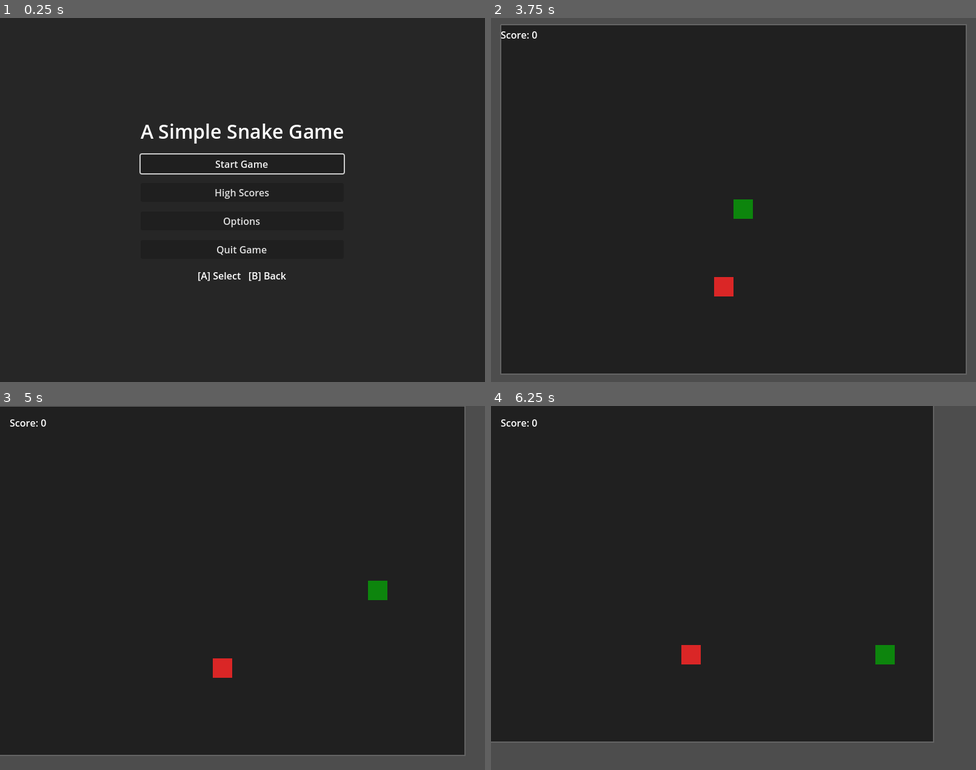
Above: before the commit, frames 1-4 (two rows, left to right).
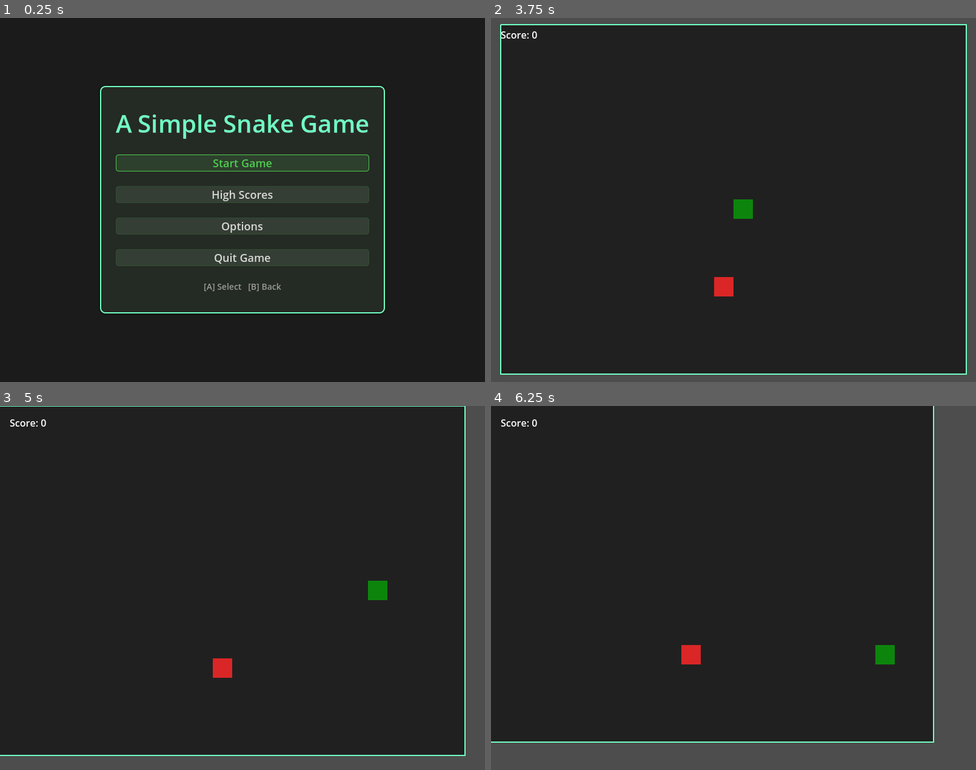
Above: after the commit, the same moments.

Repository: bluehexagons/snake2d
Game: Godot game, scene res://scenes/main/main.tscn
Same seed, same stepped clock (60 frames per second), same inputs: the game is played once before the commit and once after it.
Inputs (mouse positions are in pixels of both pictures, inside the frame that each line leads up to):
- Up to frame 1 (0.25 s): no input
- Up to frame 2 (3.75 s): click "High Scores" at 0.5 s; click "Back" at 1.25 s; click "Options" at 2 s; click "Back to Menu" at 2.75 s; click "Start Game" at 3.5 s
- Up to frame 3 (5 s): move the mouse to (349, 569) at 4.27 s; hold Right (right) from 4.28 s (still down); click (349, 569) at 4.42 s
- Up to frame 4 (6.25 s): move the mouse to (636, 606) at 5.02 s; release Right (right) at 5.03 s; hold Down (down) 5.03-5.78 s; move the mouse to (782, 507) at 5.77 s; hold Right (right) from 5.78 s (still down)

The runs differ from the first frame. In frame 1, 10% of the frame differs, in the area x 20-80%, y 18-82%; in frame 2, 1.1%; in frame 3, 0.7%; in frame 4, 0.5%.

Commit message:
(w/AI) Touch up main menu

Diff:
--- a/scenes/main/main.gd
+++ b/scenes/main/main.gd
@@ -12,7 +12,7 @@
 const CAMERA_DAMPING := 0.95
 const CAMERA_ACCELERATION := 0.01
 
-const MAX_HIGH_SCORES := 10
+const MAX_HIGH_SCORES := 100
 var high_scores: Array[int] = []
 
 var camera_velocity := Vector2.ZERO
@@ -48,19 +48,19 @@
 
 	# Connect main menu buttons
 	var main_menu := $UILayer/MainMenu
-	var start_button := main_menu.get_node("VBoxContainer/StartButton")
+	var start_button := main_menu.get_node("PanelContainer/MarginContainer/VBoxContainer/StartButton")
 	start_button.pressed.connect(_on_start_pressed)
 	start_button.button_down.connect(AudioManager.play_click)
 
-	var scores_button := main_menu.get_node("VBoxContainer/ScoresButton")
+	var scores_button := main_menu.get_node("PanelContainer/MarginContainer/VBoxContainer/ScoresButton")
 	scores_button.pressed.connect(_on_scores_pressed)
 	scores_button.button_down.connect(AudioManager.play_click)
 
-	var options_button := main_menu.get_node("VBoxContainer/OptionsButton")
+	var options_button := main_menu.get_node("PanelContainer/MarginContainer/VBoxContainer/OptionsButton")
 	options_button.pressed.connect(_on_options_pressed)
 	options_button.button_down.connect(AudioManager.play_click)
 
-	var quit_button := main_menu.get_node("VBoxContainer/QuitButton")
+	var quit_button := main_menu.get_node("PanelContainer/MarginContainer/VBoxContainer/QuitButton")
 	quit_button.pressed.connect(_on_quit_game_pressed)
 	quit_button.button_down.connect(AudioManager.play_click)
 
@@ -109,7 +109,7 @@
 	$UILayer/MainMenu.visible = true
 	$UILayer/OptionsMenu.visible = false
 	$UILayer/ScoreLabel.visible = false
-	game_world.visible = false  # Using our cached reference instead
+	game_world.visible = false
 
 	# Connect focus sounds to all buttons
 	for button in _get_all_buttons():
@@ -124,7 +124,7 @@
 
 func _get_all_buttons() -> Array:
 	var buttons := []
-	buttons.append_array($UILayer/MainMenu/VBoxContainer.get_children().filter(func(n): return n is Button))
+	buttons.append_array($UILayer/MainMenu/PanelContainer/MarginContainer/VBoxContainer.get_children().filter(func(n): return n is Button))
 	buttons.append_array($UILayer/OptionsMenu/VBoxContainer.get_children().filter(func(n): return n is Button))
 	buttons.append_array($UILayer/PauseMenu/VBoxContainer.get_children().filter(func(n): return n is Button))
 	buttons.append_array($UILayer/GameOverContainer/VBoxContainer.get_children().filter(func(n): return n is Button))
@@ -132,7 +132,7 @@
 
 func _update_menu_focus() -> void:
 	if $UILayer/MainMenu.visible:
-		$UILayer/MainMenu/VBoxContainer/StartButton.grab_focus()
+		$UILayer/MainMenu/PanelContainer/MarginContainer/VBoxContainer/StartButton.grab_focus()
 	elif $UILayer/OptionsMenu.visible:
 		$UILayer/OptionsMenu/VBoxContainer/SoundButton.grab_focus()
 	elif $UILayer/PauseMenu.visible:
--- a/scenes/main/main.tscn
+++ b/scenes/main/main.tscn
@@ -52,7 +52,7 @@
 unique_name_in_owner = true
 points = PackedVector2Array(0, 0, 768, 0, 768, 576, 0, 576, 0, 0)
 width = 2.0
-default_color = Color(0.392157, 0.392157, 0.392157, 1)
+default_color = Color(0.443137, 1, 0.764706, 1)
 
 [node name="Camera2D" type="Camera2D" parent="GameLayer/GameViewport/GameWorld"]
 unique_name_in_owner = true
@@ -67,7 +67,7 @@
 grow_horizontal = 2
 grow_vertical = 2
 mouse_filter = 2
-color = Color(0.0941176, 0.0941176, 0.0941176, 0.72549)
+color = Color(0.0768358, 0.0768358, 0.0768358, 0.862745)
 
 [node name="UILayer" type="CanvasLayer" parent="."]
 layer = 2
--- a/scenes/ui/main_menu.tscn
+++ b/scenes/ui/main_menu.tscn
@@ -1,4 +1,102 @@
-[gd_scene format=3 uid="uid://mainmenu"]
+[gd_scene load_steps=9 format=3 uid="uid://mainmenu"]
+
+[sub_resource type="StyleBoxFlat" id="StyleBoxFlat_bg2hj"]
+bg_color = Color(0.1462, 0.17, 0.1462, 0.92549)
+border_width_left = 2
+border_width_top = 2
+border_width_right = 2
+border_width_bottom = 2
+border_color = Color(0.443137, 1, 0.764706, 1)
+corner_radius_top_left = 8
+corner_radius_top_right = 8
+corner_radius_bottom_right = 8
+corner_radius_bottom_left = 8
+shadow_color = Color(0, 0, 0, 0.25098)
+shadow_size = 4
+
+[sub_resource type="StyleBoxFlat" id="StyleBoxFlat_button_focus"]
+bg_color = Color(0.176471, 0.25098, 0.176471, 0.92549)
+border_width_left = 1
+border_width_top = 1
+border_width_right = 1
+border_width_bottom = 1
+border_color = Color(0.305882, 0.8, 0.305882, 1)
+corner_radius_top_left = 4
+corner_radius_top_right = 4
+corner_radius_bottom_right = 4
+corner_radius_bottom_left = 4
+
+[sub_resource type="StyleBoxFlat" id="StyleBoxFlat_button_hover"]
+bg_color = Color(0.2442, 0.33, 0.2442, 0.92549)
+border_width_left = 1
+border_width_top = 1
+border_width_right = 1
+border_width_bottom = 1
+border_color = Color(0.305882, 0.8, 0.305882, 0.8)
+corner_radius_top_left = 4
+corner_radius_top_right = 4
+corner_radius_bottom_right = 4
+corner_radius_bottom_left = 4
+
+[sub_resource type="StyleBoxFlat" id="StyleBoxFlat_button_pressed"]
+bg_color = Color(0.156863, 0.231373, 0.156863, 0.92549)
+border_width_left = 1
+border_width_top = 1
+border_width_right = 1
+border_width_bottom = 1
+border_color = Color(0.239216, 0.694118, 0.239216, 0.8)
+corner_radius_top_left = 4
+corner_radius_top_right = 4
+corner_radius_bottom_right = 4
+corner_radius_bottom_left = 4
+
+[sub_resource type="StyleBoxFlat" id="StyleBoxFlat_button_normal"]
+bg_color = Color(0.2075, 0.25, 0.2075, 0.92549)
+border_width_left = 1
+border_width_top = 1
+border_width_right = 1
+border_width_bottom = 1
+border_color = Color(0.239216, 0.439216, 0.239216, 0.501961)
+corner_radius_top_left = 4
+corner_radius_top_right = 4
+corner_radius_bottom_right = 4
+corner_radius_bottom_left = 4
+
+[sub_resource type="StyleBoxFlat" id="StyleBoxFlat_button_focus_red"]
+bg_color = Color(0.25098, 0.176471, 0.176471, 0.92549)
+border_width_left = 1
+border_width_top = 1
+border_width_right = 1
+border_width_bottom = 1
+border_color = Color(0.8, 0.305882, 0.305882, 1)
+corner_radius_top_left = 4
+corner_radius_top_right = 4
+corner_radius_bottom_right = 4
+corner_radius_bottom_left = 4
+
+[sub_resource type="StyleBoxFlat" id="StyleBoxFlat_button_hover_red"]
+bg_color = Color(0.329412, 0.219608, 0.219608, 0.92549)
+border_width_left = 1
+border_width_top = 1
+border_width_right = 1
+border_width_bottom = 1
+border_color = Color(0.8, 0.305882, 0.305882, 0.8)
+corner_radius_top_left = 4
+corner_radius_top_right = 4
+corner_radius_bottom_right = 4
+corner_radius_bottom_left = 4
+
+[sub_resource type="StyleBoxFlat" id="StyleBoxFlat_button_pressed_red"]
+bg_color = Color(0.231373, 0.156863, 0.156863, 0.92549)
+border_width_left = 1
+border_width_top = 1
+border_width_right = 1
+border_width_bottom = 1
+border_color = Color(0.694118, 0.239216, 0.239216, 0.8)
+corner_radius_top_left = 4
+corner_radius_top_right = 4
+corner_radius_bottom_right = 4
+corner_radius_bottom_left = 4
 
 [node name="MainMenu" type="CenterContainer"]
 process_mode = 2
@@ -8,46 +106,108 @@
 grow_horizontal = 2
 grow_vertical = 2
 
-[node name="VBoxContainer" type="VBoxContainer" parent="."]
+[node name="PanelContainer" type="PanelContainer" parent="."]
+layout_mode = 2
+theme_override_styles/panel = SubResource("StyleBoxFlat_bg2hj")
+
+[node name="MarginContainer" type="MarginContainer" parent="PanelContainer"]
+layout_mode = 2
+theme_override_constants/margin_left = 24
+theme_override_constants/margin_top = 32
+theme_override_constants/margin_right = 24
+theme_override_constants/margin_bottom = 32
+
+[node name="VBoxContainer" type="VBoxContainer" parent="PanelContainer/MarginContainer"]
 layout_mode = 2
 focus_mode = 2
-theme_override_constants/separation = 16
-
-[node name="TitleLabel" type="Label" parent="VBoxContainer"]
-layout_mode = 2
-theme_override_font_sizes/font_size = 32
+theme_override_constants/separation = 24
+
+[node name="TitleLabel" type="Label" parent="PanelContainer/MarginContainer/VBoxContainer"]
+layout_mode = 2
+theme_override_colors/font_color = Color(0.443137, 1, 0.764706, 1)
+theme_override_colors/font_shadow_color = Color(0.215686, 0.215686, 0.215686, 0.729412)
+theme_override_constants/shadow_offset_x = 1
+theme_override_constants/shadow_offset_y = 1
+theme_override_constants/shadow_outline_size = 2
+theme_override_font_sizes/font_size = 40
 text = "A Simple Snake Game"
 horizontal_alignment = 1
 
-[node name="StartButton" type="Button" parent="VBoxContainer"]
+[node name="StartButton" type="Button" parent="PanelContainer/MarginContainer/VBoxContainer"]
+unique_name_in_owner = true
+custom_minimum_size = Vector2(200, 0)
 layout_mode = 2
 focus_neighbor_top = NodePath("../QuitButton")
 focus_neighbor_bottom = NodePath("../ScoresButton")
+theme_override_colors/font_hover_color = Color(0.305882, 0.8, 0.305882, 1)
+theme_override_colors/font_color = Color(0.85098, 0.847059, 0.843137, 1)
+theme_override_colors/font_focus_color = Color(0.305882, 0.8, 0.305882, 1)
+theme_override_colors/font_pressed_color = Color(0.443137, 1, 0.764706, 1)
+theme_override_font_sizes/font_size = 18
+theme_override_styles/focus = SubResource("StyleBoxFlat_button_focus")
+theme_override_styles/hover = SubResource("StyleBoxFlat_button_hover")
+theme_override_styles/pressed = SubResource("StyleBoxFlat_button_pressed")
+theme_override_styles/normal = SubResource("StyleBoxFlat_button_normal")
 text = "Start Game"
 
-[node name="ScoresButton" type="Button" parent="VBoxContainer"]
+[node name="ScoresButton" type="Button" parent="PanelContainer/MarginContainer/VBoxContainer"]
+unique_name_in_owner = true
+custom_minimum_size = Vector2(200, 0)
 layout_mode = 2
 focus_neighbor_top = NodePath("../StartButton")
 focus_neighbor_bottom = NodePath("../OptionsButton")
+theme_override_colors/font_hover_color = Color(0.305882, 0.8, 0.305882, 1)
+theme_override_colors/font_color = Color(0.85098, 0.847059, 0.843137, 1)
+theme_override_colors/font_focus_color = Color(0.305882, 0.8, 0.305882, 1)
+theme_override_colors/font_pressed_color = Color(0.443137, 1, 0.764706, 1)
+theme_override_font_sizes/font_size = 18
+theme_override_styles/focus = SubResource("StyleBoxFlat_button_focus")
+theme_override_styles/hover = SubResource("StyleBoxFlat_button_hover")
+theme_override_styles/pressed = SubResource("StyleBoxFlat_button_pressed")
+theme_override_styles/normal = SubResource("StyleBoxFlat_button_normal")
 text = "High Scores"
 
-[node name="OptionsButton" type="Button" parent="VBoxContainer"]
+[node name="OptionsButton" type="Button" parent="PanelContainer/MarginContainer/VBoxContainer"]
+unique_name_in_owner = true
+custom_minimum_size = Vector2(200, 0)
 layout_mode = 2
 focus_neighbor_top = NodePath("../ScoresButton")
 focus_neighbor_bottom = NodePath("../QuitButton")
+theme_override_colors/font_hover_color = Color(0.305882, 0.8, 0.305882, 1)
+theme_override_colors/font_color = Color(0.85098, 0.847059, 0.843137, 1)
+theme_override_colors/font_focus_color = Color(0.305882, 0.8, 0.305882, 1)
+theme_override_colors/font_pressed_color = Color(0.443137, 1, 0.764706, 1)
+theme_override_font_sizes/font_size = 18
+theme_override_styles/focus = SubResource("StyleBoxFlat_button_focus")
+theme_override_styles/hover = SubResource("StyleBoxFlat_button_hover")
+theme_override_styles/pressed = SubResource("StyleBoxFlat_button_pressed")
+theme_override_styles/normal = SubResource("StyleBoxFlat_button_normal")
 text = "Options"
 
-[node name="QuitButton" type="Button" parent="VBoxContainer"]
+[node name="QuitButton" type="Button" parent="PanelContainer/MarginContainer/VBoxContainer"]
+unique_name_in_owner = true
+custom_minimum_size = Vector2(200, 0)
 layout_mode = 2
 focus_neighbor_top = NodePath("../OptionsButton")
 focus_neighbor_bottom = NodePath("../StartButton")
+theme_override_colors/font_hover_color = Color(0.85098, 0.321569, 0.321569, 1)
+theme_override_colors/font_color = Color(0.85098, 0.847059, 0.843137, 1)
+theme_override_colors/font_focus_color = Color(0.670859, 0.216267, 0.223286, 1)
+theme_override_colors/font_pressed_color = Color(0.82, 0.5822, 0.5822, 1)
+theme_override_font_sizes/font_size = 18
+theme_override_styles/focus = SubResource("StyleBoxFlat_button_focus_red")
+theme_override_styles/hover = SubResource("StyleBoxFlat_button_hover_red")
+theme_override_styles/pressed = SubResource("StyleBoxFlat_button_pressed_red")
+theme_override_styles/normal = SubResource("StyleBoxFlat_button_normal")
 text = "Quit Game"
 
-[node name="ButtonHints" type="HBoxContainer" parent="VBoxContainer"]
+[node name="ButtonHints" type="HBoxContainer" parent="PanelContainer/MarginContainer/VBoxContainer"]
 layout_mode = 2
 alignment = 1
 
-[node name="Label" type="Label" parent="VBoxContainer/ButtonHints"]
-layout_mode = 2
+[node name="Label" type="Label" parent="PanelContainer/MarginContainer/VBoxContainer/ButtonHints"]
+layout_mode = 2
+theme_override_colors/font_color = Color(0.752941, 0.752941, 0.752941, 0.752941)
+theme_override_font_sizes/font_size = 14
 text = "[A] Select   [B] Back"
 horizontal_alignment = 1
